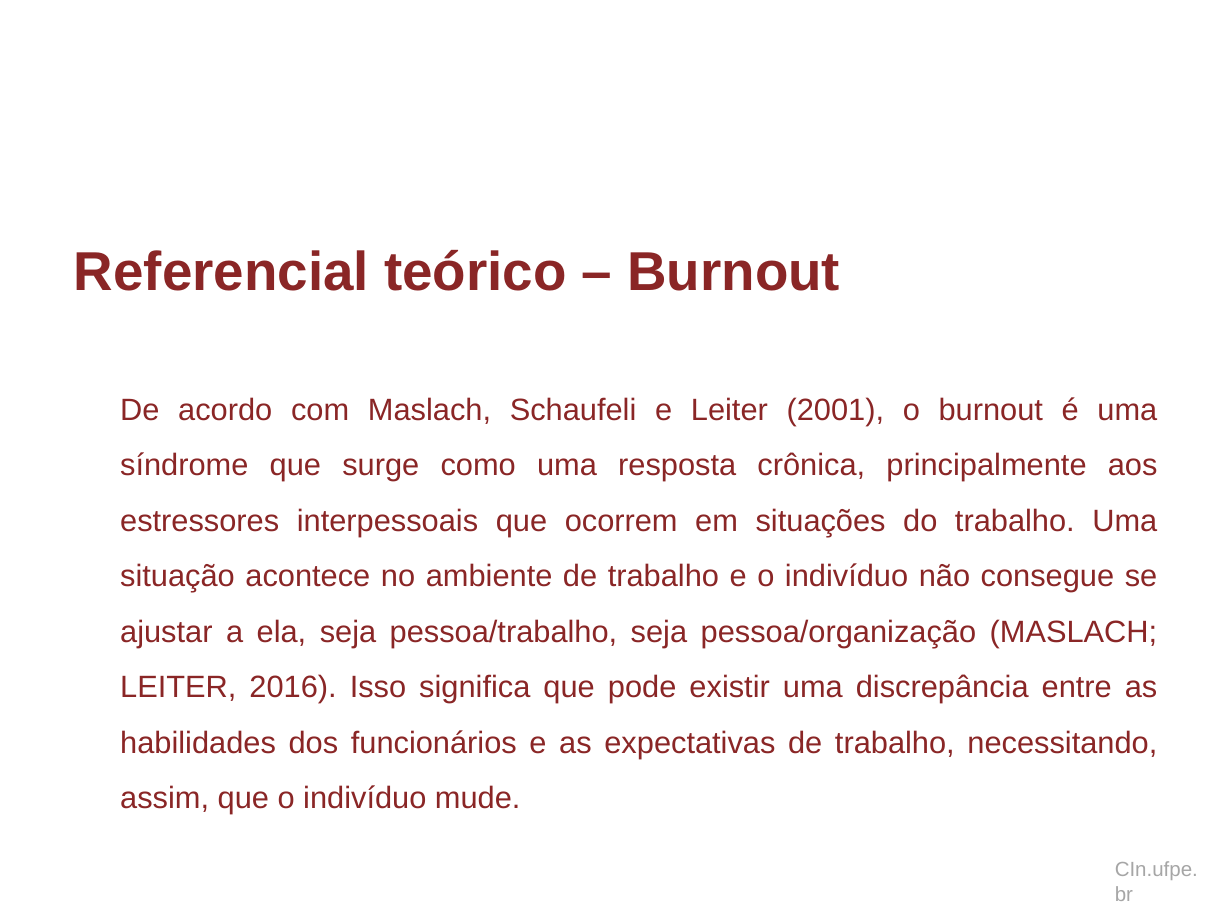
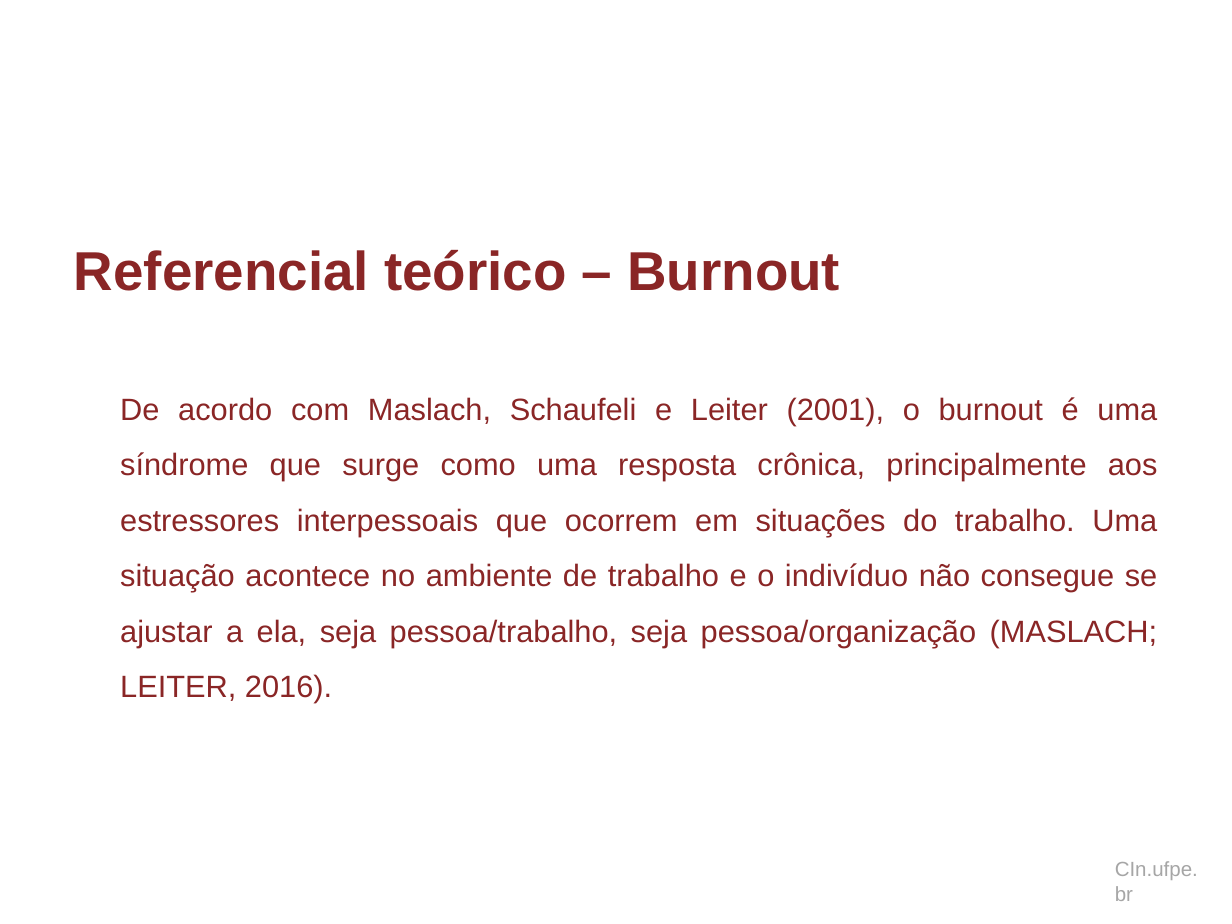
Before and after one commit to dan1lo/doutoradoR, a slide deck: slide 31 of apresentacao doutorado.pptx (slide 32 before the commit). Drawn at 1232x924 pixels with LibreOffice and Linux fonts; fonts in the diff are those of the drawing; background and template pictures are left out. Boxes give left, top, right and bottom in pixels: in the first picture for what was removed or moved away, otherwise in the second. Text is boxed around its words. In the diff, an @@ line names an element or a change of style, - is before the commit and + after.

```diff
--- a/apresentacao doutorado.pptx
+++ b/apresentacao doutorado.pptx
@@ text at <box>120,397,1158,703</box>: text changed @@
-De acordo com Maslach, Schaufeli e Leiter (2001), o burnout é uma síndrome que surge como uma resposta crônica, principalmente aos estressores interpessoais que ocorrem em situações do trabalho. Uma situação acontece no ambiente de trabalho e o indivíduo não consegue se ajustar a ela, seja pessoa/trabalho, seja pessoa/organização (MASLACH; LEITER, 2016). Isso significa que pode existir uma discrepância entre as habilidades dos funcionários e as expectativas de trabalho, necessitando, assim, que o indivíduo mude.
+De acordo com Maslach, Schaufeli e Leiter (2001), o burnout é uma síndrome que surge como uma resposta crônica, principalmente aos estressores interpessoais que ocorrem em situações do trabalho. Uma situação acontece no ambiente de trabalho e o indivíduo não consegue se ajustar a ela, seja pessoa/trabalho, seja pessoa/organização (MASLACH; LEITER, 2016).
```
Also in this commit, not shown: 13 other slides changed, 2 slides removed.
